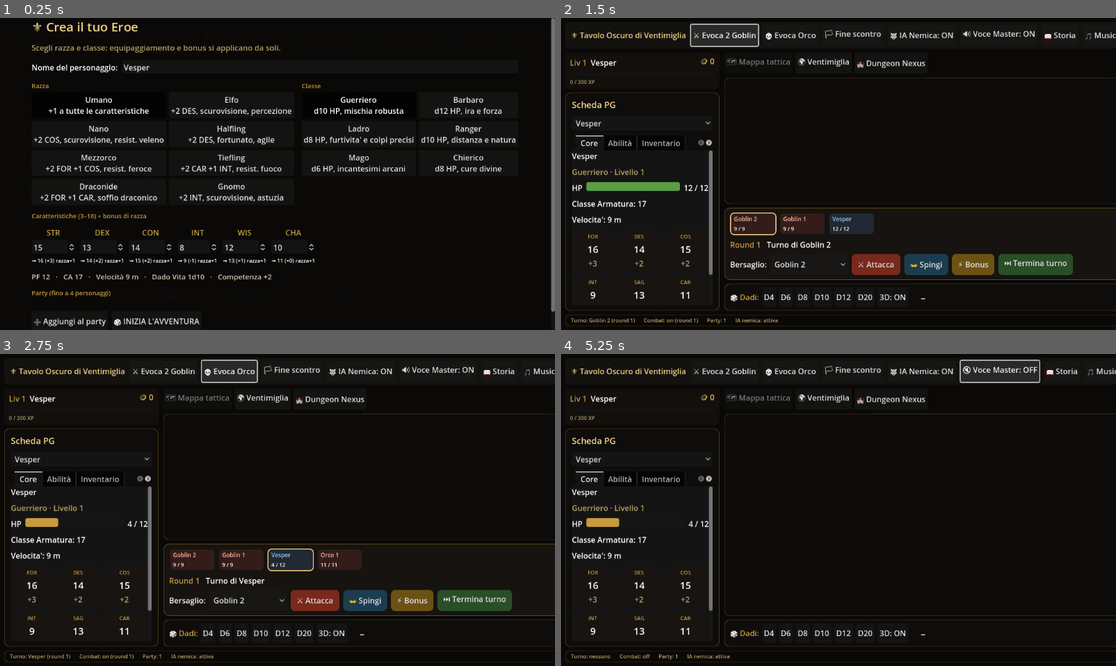
Above: before the commit, frames 1-4 (two rows, left to right).
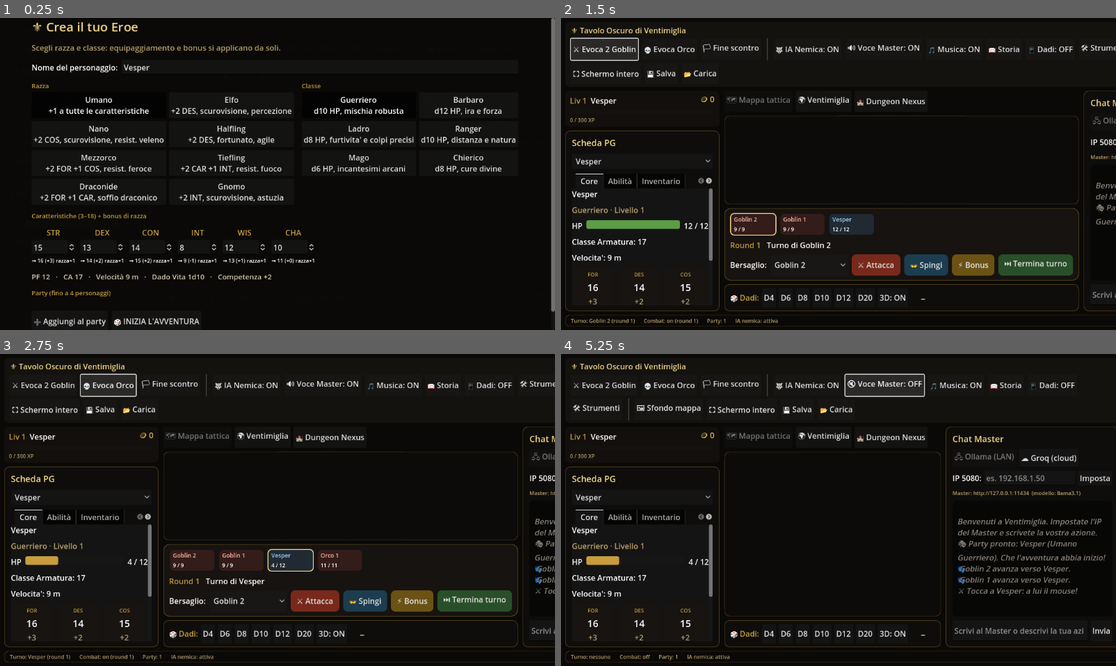
Above: after the commit, the same moments.

Repository: fanaragabriele2-coder/vtt-ventimiglia
Game: Godot game, scene res://main.tscn
Two runs of this game, one before a commit and one after it. Both use one fixed random seed, a clock stepped at 60 frames per second and the inputs below.
Inputs:
- Up to frame 1 (0.25 s): no input
- Up to frame 2 (1.5 s): click "🎲 INIZIA L'AVVENTURA" at 0.5 s; click "⚔ Evoca 2 Goblin" at 1.25 s
- Up to frame 3 (2.75 s): click "💀 Evoca Orco" at 2 s
- Up to frame 4 (5.25 s): click "🏳 Fine scontro" at 2.75 s; click "🐺 IA Nemica: ON" at 3.5 s; click "🐺 IA Nemica: OFF" at 4.25 s; click "🔊 Voce Master: ON" at 5 s

The runs differ from the first frame. In frame 2, 11% of the frame differs, in the area x 0-100%, y 1-99%; in frame 3, 9.8%; in frame 4, 10%.

Commit message:
Godot: toolbar che va a capo (HFlowContainer) + gruppi — non sfonda piu' su TV
Con 14 comandi la toolbar era una riga unica di HBoxContainer: su uno schermo
da tavolo (TV) i pulsanti finivano fuori vista o si schiacciavano illeggibili.

- Titolo su una riga, pulsanti sotto in un HFlowContainer che va a capo da
  solo quando non entrano (su schermi larghi resta comunque una riga sola).
- Comandi raggruppati per funzione con separatori verticali: combattimento
  (evoca/fine scontro) · IA e audio (IA nemica, voce, musica, storia, dadi,
  strumenti) · sistema (sfondo, schermo intero, salva/carica).

Audit d'integrazione della sessione: incrociati tutti i 27 simboli cross-modulo
aggiunti (voce, ambience, state machine, rimozione combattente, nebbia manuale,
vassoio dadi, ponte viaggio, modalita' JSON) con le loro definizioni reali —
tutti risolti; 50/50 script passano il parser.

Co-Authored-By: Claude Opus 4.8 <noreply@anthropic.com>
Claude-Session: https://claude.ai/code/session_01EitiiDafKKu7YfdrUthcuc

Diff:
--- a/godot/scripts/ui/vtt_main.gd
+++ b/godot/scripts/ui/vtt_main.gd
@@ -157,37 +157,53 @@
 	sb.content_margin_bottom = 6
 	panel.add_theme_stylebox_override("panel", sb)
 
-	var row := HBoxContainer.new()
-	row.add_theme_constant_override("separation", 10)
-	panel.add_child(row)
+	# Titolo su una riga, pulsanti sotto in un contenitore che VA A CAPO da solo (HFlowContainer):
+	# con 14 comandi una riga unica sfonderebbe una TV — su schermi larghi resta comunque una riga.
+	var col := VBoxContainer.new()
+	col.add_theme_constant_override("separation", 6)
+	panel.add_child(col)
 
 	var title := Label.new()
 	title.text = "⚜ Tavolo Oscuro di Ventimiglia"
 	title.add_theme_font_size_override("font_size", 16)
 	title.add_theme_color_override("font_color", Color(0.94, 0.83, 0.53))
-	title.size_flags_horizontal = Control.SIZE_EXPAND_FILL
-	row.add_child(title)
+	col.add_child(title)
+
+	var row := HFlowContainer.new()
+	row.add_theme_constant_override("h_separation", 8)
+	row.add_theme_constant_override("v_separation", 6)
+	col.add_child(row)
 
 	# Handler con nome (i lambda multi-linea come argomento sono fragili in GDScript: meglio metodi).
+	# Separatori verticali raggruppano i comandi per funzione (combattimento · IA/audio · sistema).
 	row.add_child(_toolbar_button("⚔ Evoca 2 Goblin", _spawn_goblins))
 	row.add_child(_toolbar_button("💀 Evoca Orco", _spawn_orc))
 	row.add_child(_toolbar_button("🏳 Fine scontro", _end_combat))
+	row.add_child(_separatore_toolbar())
 	_ai_toggle_btn = _toolbar_button("🐺 IA Nemica: ON", _toggle_enemy_ai)
 	row.add_child(_ai_toggle_btn)
 	_voce_btn = _toolbar_button("🔊 Voce Master: ON", _toggle_voce_master)
 	row.add_child(_voce_btn)
+	_musica_btn = _toolbar_button("🎵 Musica: ON", _toggle_musica)
+	row.add_child(_musica_btn)
 	_storia_btn = _toolbar_button("📖 Storia", _toggle_storia)
 	row.add_child(_storia_btn)
-	_musica_btn = _toolbar_button("🎵 Musica: ON", _toggle_musica)
-	row.add_child(_musica_btn)
-	row.add_child(_toolbar_button("🛠 Strumenti", _toggle_strumenti_master))
-	row.add_child(_toolbar_button("🖼 Sfondo mappa", _choose_map_background))
 	_dadi_telefono_btn = _toolbar_button("📱 Dadi: OFF", _toggle_dice_server)
 	row.add_child(_dadi_telefono_btn)
+	row.add_child(_toolbar_button("🛠 Strumenti", _toggle_strumenti_master))
+	row.add_child(_separatore_toolbar())
+	row.add_child(_toolbar_button("🖼 Sfondo mappa", _choose_map_background))
 	row.add_child(_toolbar_button("⛶ Schermo intero", _toggle_fullscreen))
 	row.add_child(_toolbar_button("💾 Salva", _save_game))
 	row.add_child(_toolbar_button("📂 Carica", _load_game))
 	return panel
+
+
+## Sottile separatore verticale tra gruppi di pulsanti della toolbar.
+func _separatore_toolbar() -> VSeparator:
+	var sep := VSeparator.new()
+	sep.add_theme_constant_override("separation", 10)
+	return sep
 
 
 ## UI asimmetrica: accende/spegne il mini server HTTP dei dadi (i giocatori tirano dal telefono,
